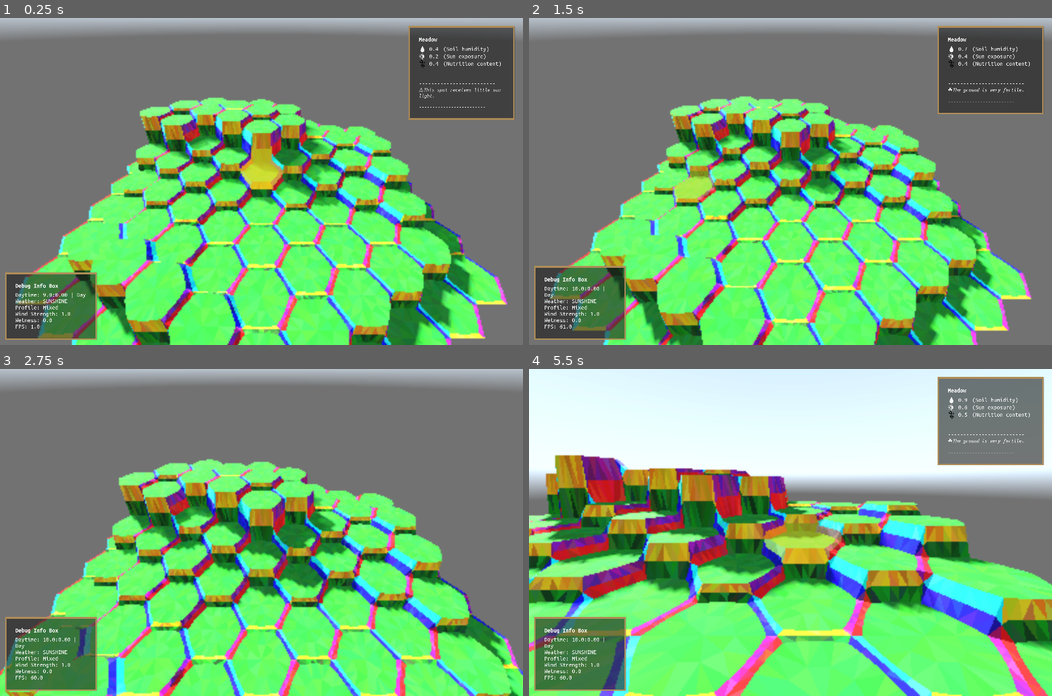
Above: before the commit, frames 1-4 (two rows, left to right).
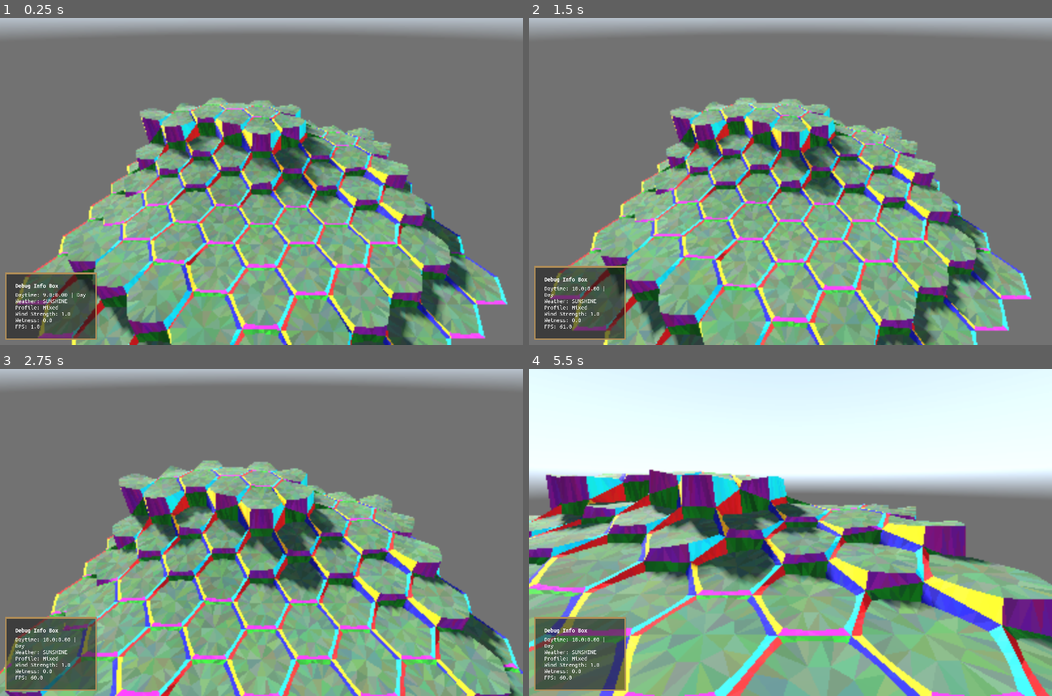
Above: after the commit, the same moments.

Repository: vincentwoelfer/hex
Game: Godot game, scene res://scenes/dev/MapGeneration.tscn
Two runs of this game, one before a commit and one after it. Both use one fixed random seed, a clock stepped at 60 frames per second and the inputs below. A sky picture missing from this copy of the repository is replaced by a grey-blue gradient.
Inputs (mouse positions are in pixels of both pictures, inside the frame that each line leads up to):
- Up to frame 1 (0.25 s): no input
- Up to frame 2 (1.5 s): tap Enter at 0.5 s; move the mouse to (905, 165) at 0.52 s; hold Shift (hold_speed_up_time) 0.53-1.28 s; hold Space (advance_world_time_one_step) 0.53-1.28 s; move the mouse to (685, 197) at 1.27 s; tap S (move_cam_backward) at 1.35 s
- Up to frame 3 (2.75 s): move the mouse to (313, 460) at 2.02 s; hold Shift (hold_speed_up_time) from 2.03 s (still down); hold W (move_cam_forward) from 2.03 s (still down)
- Up to frame 4 (5.5 s): move the mouse to (764, 597) at 2.77 s; release W (move_cam_forward) at 2.78 s; tap A (move_cam_left) at 2.85 s; move the mouse to (947, 581) at 3.52 s; release Shift (hold_speed_up_time) at 3.53 s; hold D (move_cam_right) 3.53-4.28 s; move the mouse to (633, 483) at 4.27 s; tap 3 (randomize_selected_tile) at 4.35 s; move the mouse to (816, 532) at 5.02 s; hold F (rotate_cam_down) from 5.03 s (still down)

The runs differ from the first frame. In frame 1, 52% of the frame differs, in the area x 3-99%, y 2-100%; in frame 2, 51%; in frame 3, 47%; in frame 4, 59%, in the area x 0-100%, y 2-100%.

Commit message:
Implement new variables and optimize stuff

Diff:
--- a/dev-utility/HexConstModifier.gd
+++ b/dev-utility/HexConstModifier.gd
@@ -45,19 +45,23 @@
 		HexConst.extra_verts_per_center = value
 		EventBus.emit_signal("Signal_HexConstChanged")
 
-@export_range(0.0, 1.0, 0.05) var smooth_height_factor: float = HexConst.smooth_height_factor:
+@export_range(0.0, 1.0, 0.1) var smooth_height_factor_inner: float = HexConst.smooth_height_factor_inner:
 	set(value):
-		smooth_height_factor = value
-		HexConst.smooth_height_factor = value
+		smooth_height_factor_inner = value
+		HexConst.smooth_height_factor_inner = value
 		EventBus.emit_signal("Signal_HexConstChanged")
 
+@export_range(0.0, 1.0, 0.1) var smooth_height_factor_outer: float = HexConst.smooth_height_factor_outer:
+	set(value):
+		smooth_height_factor_outer = value
+		HexConst.smooth_height_factor_outer = value
+		EventBus.emit_signal("Signal_HexConstChanged")
 
-@export_range(0, 20, 1) var trans_type_max_height_diff: int = HexConst.trans_type_max_height_diff:
+@export_range(0, 40, 1) var trans_type_max_height_diff: int = HexConst.trans_type_max_height_diff:
 	set(value):
 		trans_type_max_height_diff = value
 		HexConst.trans_type_max_height_diff = value
 		EventBus.emit_signal("Signal_HexConstChanged")
-
 
 @export_range(0, 100.0, 1.0) var grass_density: float = HexConst.grass_density:
 	set(value):
--- a/scenes/dev/MapGeneration.tscn
+++ b/scenes/dev/MapGeneration.tscn
@@ -24,8 +24,9 @@
 core_circle_smooth_strength = 0.35
 extra_verts_per_side = 4
 extra_verts_per_center = 11
-smooth_height_factor = 0.0
-trans_type_max_height_diff = 12
+smooth_height_factor_inner = 1.0
+smooth_height_factor_outer = 1.0
+trans_type_max_height_diff = 4
 grass_density = 10.0
 
 [node name="WorldEnvironment" type="WorldEnvironment" parent="."]
--- a/src/GenerateMap.gd
+++ b/src/GenerateMap.gd
@@ -3,6 +3,7 @@
 
 var height_noise: Noise = preload("res://assets/noise/TerrainHeightNoiseGenerator.tres")
 var generate: bool = false
+var last_generate_timestamp := 0.0
 
 # Called when the node enters the scene tree for the first time.
 func _ready() -> void:
@@ -17,7 +18,8 @@
 
 
 func _process(delta: float) -> void:
-	if self.generate:
+	if self.generate and (Time.get_unix_time_from_system() - last_generate_timestamp) > 1.0:
+		last_generate_timestamp = Time.get_unix_time_from_system()
 		self.generate = false
 		generate_complete_map()
 
--- a/src/Triangle.gd
+++ b/src/Triangle.gd
@@ -39,12 +39,13 @@
 
 
 func addToSurfaceTool(st: SurfaceTool) -> void:
+	var smooth_group: int = 0 if HexConst.smooth_vertex_normals else -1
 	st.set_color(color)
-	st.set_smooth_group(-1)
+	st.set_smooth_group(smooth_group)
 	st.add_vertex(a)
-	st.set_smooth_group(-1)
+	st.set_smooth_group(smooth_group)
 	st.add_vertex(b)
-	st.set_smooth_group(-1)
+	st.set_smooth_group(smooth_group)
 	st.add_vertex(c)
 
 
--- a/src/autoload/EventBus.gd
+++ b/src/autoload/EventBus.gd
@@ -40,7 +40,6 @@
 	##################
 
 	# Connect to events to print debug info
-	Signal_HexConstChanged.connect(_on_Signal_HexConstChanged)
 	Signal_WeatherChanged.connect(_on_Signal_WeatherChanged)
 
 
@@ -70,10 +69,6 @@
 		if event.is_action_pressed("quit_game"):
 			get_tree().quit()
 
-
-func _on_Signal_HexConstChanged() -> void:
-	#print("EventBus: Signal_HexConstChanged")
-	pass
 
 
 func _on_Signal_WeatherChanged(new_weather: WeatherControl.WeatherType) -> void:
--- a/src/autoload/HexConst.gd
+++ b/src/autoload/HexConst.gd
@@ -33,10 +33,14 @@
 var extra_verts_per_center := 7
 
 # Interpolation for vertex height between 0 / border height and Barycentric Coords
-var smooth_height_factor := 1.0
+var smooth_height_factor_inner := 1.0
+var smooth_height_factor_outer := 1.0
 
 
 var trans_type_max_height_diff := 4
+
+# Use smooth groups
+var smooth_vertex_normals: bool = false
 
 
 # NOT HEX CONST - here for editing in edior and hex-geom regeneration triggering
--- a/src/tile/HexGeometry.gd
+++ b/src/tile/HexGeometry.gd
@@ -14,9 +14,9 @@
 var height: int
 
 # Intermediate variables
-var verts_center: Array[Vector3]
-var verts_inner: Array[Vector3]
-var verts_outer: Array[Vector3]
+var verts_center: PackedVector3Array
+var verts_inner: PackedVector3Array
+var verts_outer: PackedVector3Array
 
 
 func _init(height_: int, transitions_: Array[HexTileTransition]) -> void:
@@ -76,10 +76,10 @@
 func modifyInnerAndCenterVertexHeights() -> void:
 	# Set height according to weightes average of hex corners
 	for i in range(verts_center.size()):
-		verts_center[i].y = lerpf(verts_center[i].y, getInterpolatedHeightInside(verts_center[i]), HexConst.smooth_height_factor)
+		verts_center[i].y = lerpf(verts_center[i].y, getInterpolatedHeightInside(verts_center[i]), HexConst.smooth_height_factor_inner)
 
 	for i in range(verts_inner.size()):
-		verts_inner[i].y = lerpf(verts_inner[i].y, getInterpolatedHeightInside(verts_inner[i]), HexConst.smooth_height_factor)
+		verts_inner[i].y = lerpf(verts_inner[i].y, getInterpolatedHeightInside(verts_inner[i]), HexConst.smooth_height_factor_inner)
 
 
 func modifyOuterVertexHeightsAgain() -> void:
@@ -93,7 +93,7 @@
 			var t := compute_t_on_line_segment(Util.toVec2(verts_outer[i]), Util.toVec2(verts_outer[prev_corner]), Util.toVec2(verts_outer[next_corner]))
 			var h := (1.0 - t) * verts_outer[prev_corner].y + t * verts_outer[next_corner].y
 
-			verts_outer[i].y = lerpf(verts_outer[i].y, h, HexConst.smooth_height_factor)
+			verts_outer[i].y = lerpf(verts_outer[i].y, h, HexConst.smooth_height_factor_outer)
 
 
 func getInterpolatedHeightInside(p: Vector3) -> float:
@@ -161,7 +161,7 @@
 
 func triangulateCenter() -> Array[Triangle]:
 	var tris: Array[Triangle] = []
-	var col := Color.FOREST_GREEN
+	var col := Colors.getDistinctHexColorTopSide()
 
 	# Generate PackedVec2Array
 	var verts_center_packed: PackedVector2Array = []
@@ -235,11 +235,12 @@
 	return tris
 
 
-func computeBarycentricWeightsForInsidePoint(p_3d: Vector3) -> Array[float]:
+func computeBarycentricWeightsForInsidePoint(p_3d: Vector3) -> PackedFloat32Array:
 	# See http://www.geometry.caltech.edu/pubs/MHBD02.pdf
 
 	var p := Util.toVec2(p_3d)
-	var weights: Array[float]
+	var weights: PackedFloat32Array
+	weights.resize(6)
 	var weight_sum: float = 0
 	var on_border := false
 
@@ -253,22 +254,23 @@
 
 		# TODO maybe remove this code if its slow and not needed!
 		# Check if p is very close to one of the hexagon border segments for this corner i
-		if is_point_near_line_segment(p, corner_prev, corner_i):
-			var t := compute_t_on_line_segment(p, corner_prev, corner_i)
-			w = t * 100
-			on_border = true
-
-		elif is_point_near_line_segment(p, corner_i, corner_next):
-			var t := compute_t_on_line_segment(p, corner_next, corner_i)
-			w = t * 100
-			on_border = true
-
-		else:
-			var tan1 := cotangent(p, corner_i, corner_prev)
-			var tan2 := cotangent(p, corner_i, corner_next)
-			w = (tan1 + tan2) / (p - corner_i).length_squared()
-
-		weights.push_back(w)
+		# if is_point_near_line_segment(p, corner_prev, corner_i):
+		# 	var t := compute_t_on_line_segment(p, corner_prev, corner_i)
+		# 	w = t * 100
+		# 	on_border = true
+
+		# elif is_point_near_line_segment(p, corner_i, corner_next):
+		# 	var t := compute_t_on_line_segment(p, corner_next, corner_i)
+		# 	w = t * 100
+		# 	on_border = true
+
+		# else:
+		var tan1 := cotangent(p, corner_i, corner_prev)
+		var tan2 := cotangent(p, corner_i, corner_next)
+		w = (tan1 + tan2) / (p - corner_i).length_squared()
+
+
+		weights[i] = w
 		weight_sum += w
 
 	# Normalize weights
@@ -301,10 +303,10 @@
 	return dist_center <= dist_left and dist_center <= dist_right
 
 
-static func generateInnerHexagonNoCorners(r: float, extra_verts_per_side: int, smooth_strength: float) -> Array[Vector3]:
+static func generateInnerHexagonNoCorners(r: float, extra_verts_per_side: int, smooth_strength: float) -> PackedVector3Array:
 	var total_verts: int = 6 * (1 + extra_verts_per_side)
 	var angle_step: float = 2.0 * PI / total_verts
-	var vertices: Array[Vector3] = []
+	var vertices: PackedVector3Array = []
 
 	for i in range(total_verts):
 		var angle := i * angle_step
@@ -314,8 +316,8 @@
 	return vertices
 
 
-static func generateOuterHexagonWithCorners(r_inner: float, r_outer: float, extra_verts_per_side: int) -> Array[Vector3]:
-	var corner_verts: Array = []
+static func generateOuterHexagonWithCorners(r_inner: float, r_outer: float, extra_verts_per_side: int) -> PackedVector3Array:
+	var corner_verts: Array[PackedVector3Array] = []
 	for angle in Util.getSixHexAngles():
 		corner_verts.append(getThreeHexCornerVertices(r_inner, r_outer, angle))
 
@@ -331,7 +333,7 @@
 	var side_angle_step := side_angle_range / (extra_verts_per_side + 1)
 
 	# Put everything together
-	var vertices: Array[Vector3] = []
+	var vertices: PackedVector3Array
 	for i in range(6):
 		# Append corner points. For first, ommit the first one because its actually the last one of the whole hexagon
 		if i == 0:
@@ -359,7 +361,7 @@
 # Actual static functions
 #########################################################################################
 # Compute the 3 Vector3 points for one hex corner
-static func getThreeHexCornerVertices(r_inner: float, r_outer: float, angle: float) -> Array[Vector3]:
+static func getThreeHexCornerVertices(r_inner: float, r_outer: float, angle: float) -> PackedVector3Array:
 	# No smooth strength since corner
 	var inner_corner := Util.getHexVertex(r_inner, angle)
 	var outer_corner := Util.getHexVertex(r_outer, angle)
@@ -376,8 +378,8 @@
 	return [left, outer_corner, right]
 
 
-static func generateCenterPoints(num: int) -> Array[Vector3]:
-	var points: Array[Vector3] = []
+static func generateCenterPoints(num: int) -> PackedVector3Array:
+	var points: PackedVector3Array = []
 
 	# Generate first point in center
 	points.append(Vector3.ZERO)
--- a/src/tile/HexTile.gd
+++ b/src/tile/HexTile.gd
@@ -80,7 +80,7 @@
 	terrainMesh.material_overlay = HIGHLIGHT_MAT
 	add_child(terrainMesh, true)
 
-	if self.height > 0:
+	if DebugSettings.generate_collision and self.height > 0:
 		terrainMesh.create_convex_collision(true, true)
 
 
--- a/src/utils/Colors.gd
+++ b/src/utils/Colors.gd
@@ -11,7 +11,7 @@
 	return Color(randf_range(lo, hi), randf_range(lo, hi), randf_range(lo, hi), 1.0)
 
 
-static func randColorVariation(color: Color, variation: float = 0.2) -> Color:
+static func randColorVariation(color: Color, variation: float = 0.1) -> Color:
 	return color + Color(randf_range(-variation, variation), randf_range(-variation, variation), randf_range(-variation, variation), 0.0)
 
 
@@ -20,11 +20,14 @@
 	assert(i >= 0 and i <= 5)
 	if i == 0: return Color.RED
 	if i == 1: return Color.DARK_GREEN
-	if i == 2: return Color.MEDIUM_BLUE
-	if i == 3: return Color.DARK_MAGENTA
-	if i == 4: return Color.ORANGE
-	if i == 5: return Color.AQUA
+	if i == 2: return Color.DARK_BLUE
+	if i == 3: return Color.AQUA
+	if i == 4: return Color.DARK_MAGENTA
+	if i == 5: return Color.ORANGE
 	return Color.BLACK
+
+static func getDistinctHexColorTopSide() -> Color:
+	return Color(0.2, 0.3, 0.2)
 
 
 static func getColorForIncline(inclineDeg: float) -> Color:
--- a/src/utils/DebugSettings.gd
+++ b/src/utils/DebugSettings.gd
@@ -5,3 +5,4 @@
 static var enable_grass: bool = false
 static var enable_rocks: bool = false
 static var use_distinc_hex_colors : bool = true
+static var generate_collision: bool = false
